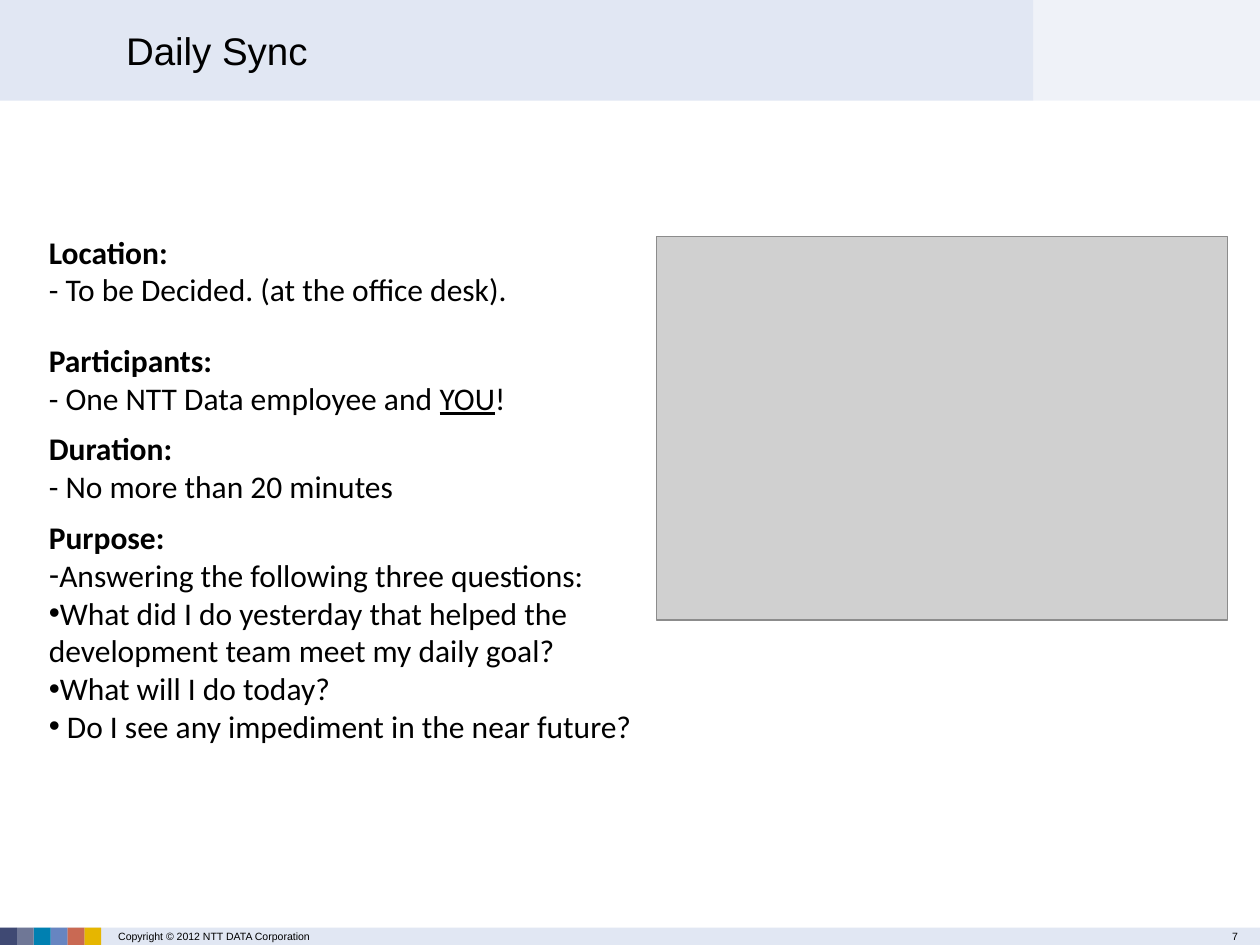
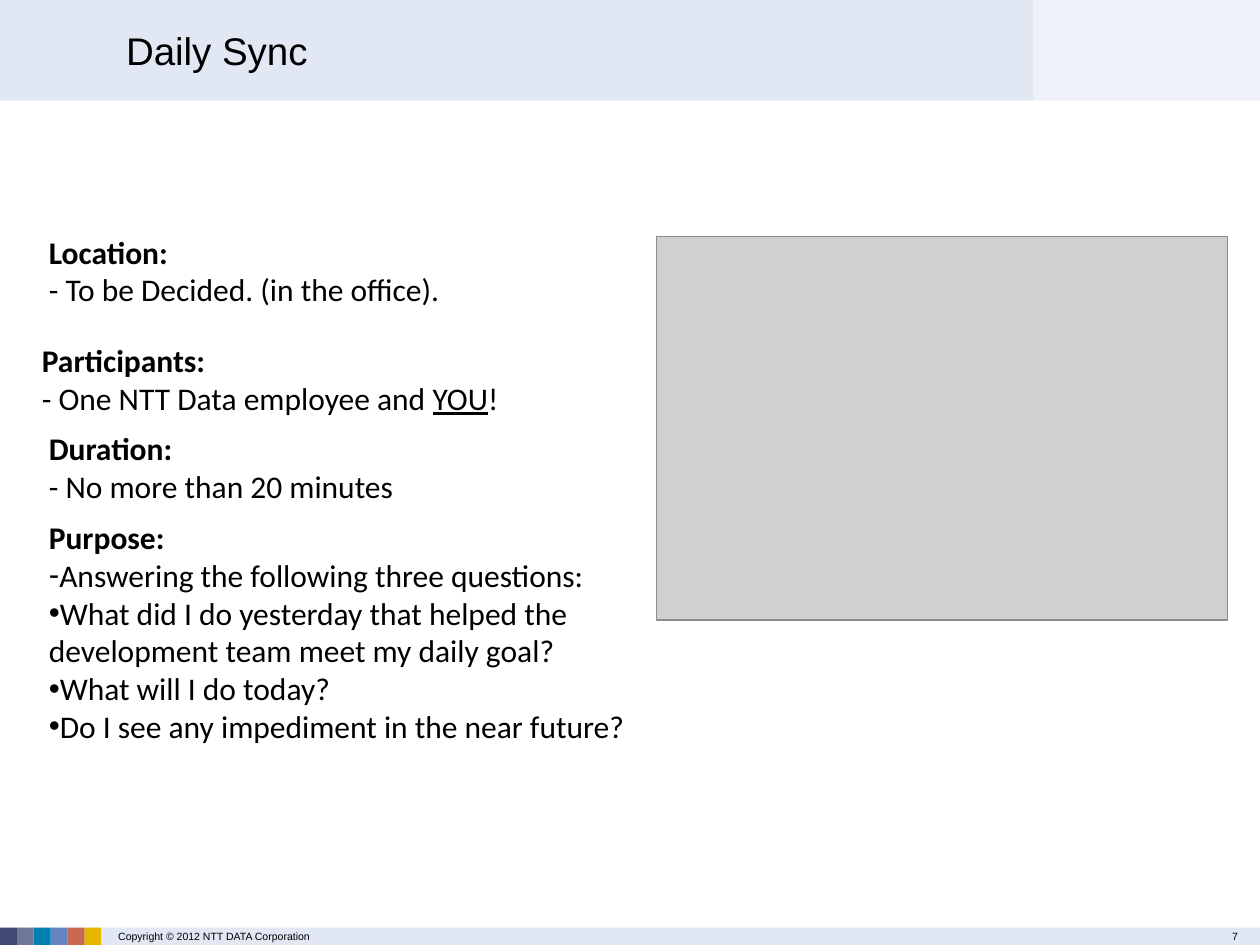
Before and after one commit to BogdanHerciu/ReqM_project, a slide deck: slide 7 of ProjectDocuments/05_Misc/00_Introduction.pptx. Drawn at 1260x945 pixels with LibreOffice and Linux fonts; fonts in the diff are those of the drawing; grey boxes stand for pictures; background and template pictures are left out. Boxes give left, top, right and bottom in pixels: in the first picture for what was removed or moved away, otherwise in the second. Text is boxed around its words. In the diff, an @@ line names an element or a change of style, - is before the commit and + after.

Commit message:
added new slide

```diff
--- a/ProjectDocuments/05_Misc/00_Introduction.pptx
+++ b/ProjectDocuments/05_Misc/00_Introduction.pptx
@@ text at (66, 278, 439, 305): text changed @@
-- To be Decided. (at the office desk).
+- To be Decided. (in the office).
@@ text "Participants:": place and size @@
-text "Participants:" at (49, 350, 506, 415)
+text "Participants:" at (42, 350, 499, 415)
@@ text "Purpose:" rewrapped from (49, 528, 631, 743) to (49, 528, 624, 743) @@
```
Also in this commit, not shown: 3 other slides changed, 1 slide added.
